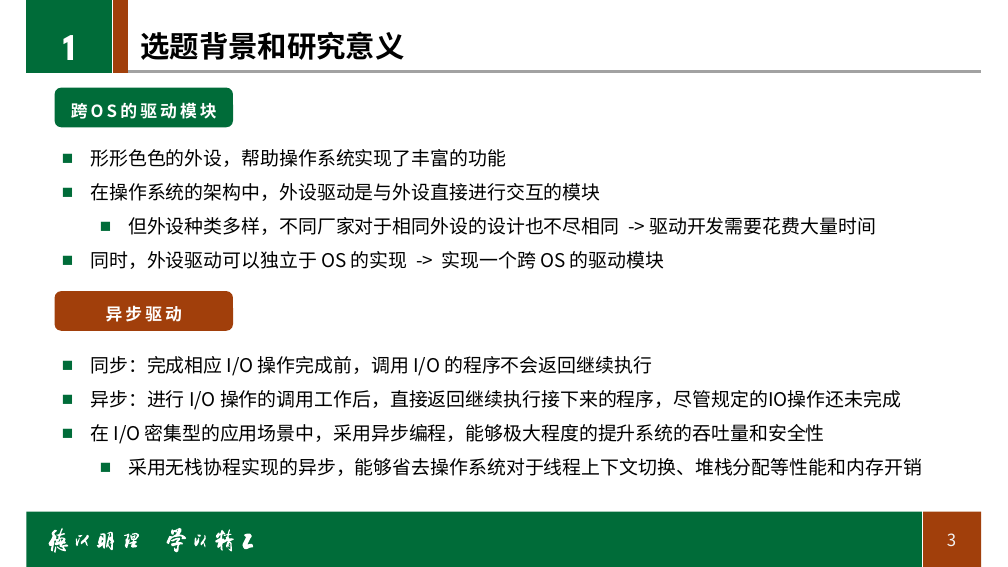
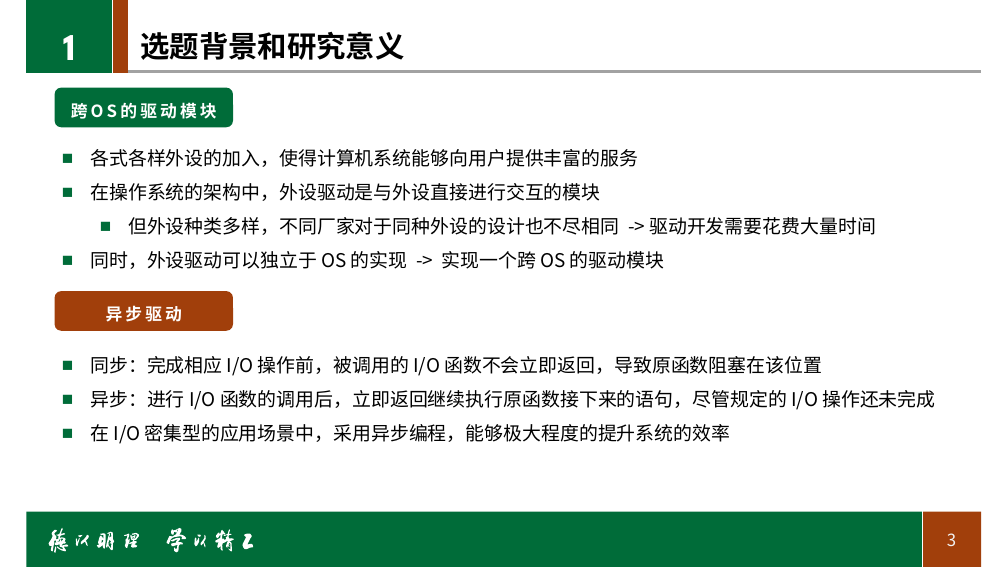
Before and after one commit to BITcyman/Rust-os-learning, a slide deck: slide 3 of report/毕业设计开题报告.pptx. Drawn at 1008x567 pixels with LibreOffice and Linux fonts; fonts in the diff are those of the drawing; background and template pictures are left out. Boxes give left, top, right and bottom in pixels: in the first picture for what was removed or moved away, otherwise in the second. Text is boxed around its words. In the diff, an @@ line names an element or a change of style, - is before the commit and + after.

```diff
--- a/report/毕业设计开题报告.pptx
+++ b/report/毕业设计开题报告.pptx
@@ text at (x1=90, y1=149, x2=638, y2=167): text changed @@
-■ 形形色色的外设，帮助操作系统实现了丰富的功能
+■ 各式各样外设的加入，使得计算机系统能够向用户提供丰富的服务
@@ text at (x1=128, y1=217, x2=876, y2=235): text changed @@
-  ■ 但外设种类多样，不同厂家对于相同外设的设计也不尽相同 -> 驱动开发需要花费大量时间
+  ■ 但外设种类多样，不同厂家对于同种外设的设计也不尽相同 -> 驱动开发需要花费大量时间
@@ text at (x1=90, y1=356, x2=935, y2=444): text changed @@
-■ 同步：完成相应 I/O 操作完成前，调用 I/O 的程序不会返回继续执行
-■ 异步：进行 I/O 操作的调用工作后，直接返回继续执行接下来的程序，尽管规定的IO操作还未完成
-■ 在 I/O 密集型的应用场景中，采用异步编程，能够极大程度的提升系统的吞吐量和安全性
-    ■ 采用无栈协程实现的异步，能够省去操作系统对于线程上下文切换、堆栈分配等性能和内存开销
+■ 同步：完成相应 I/O 操作前，被调用的 I/O 函数不会立即返回，导致原函数阻塞在该位置
+■ 异步：进行 I/O 函数的调用后，立即返回继续执行原函数接下来的语句，尽管规定的 I/O 操作还未完成
+■ 在 I/O 密集型的应用场景中，采用异步编程，能够极大程度的提升系统的效率
```
Also in this commit, not shown: 5 other slides changed, 1 slide added.
